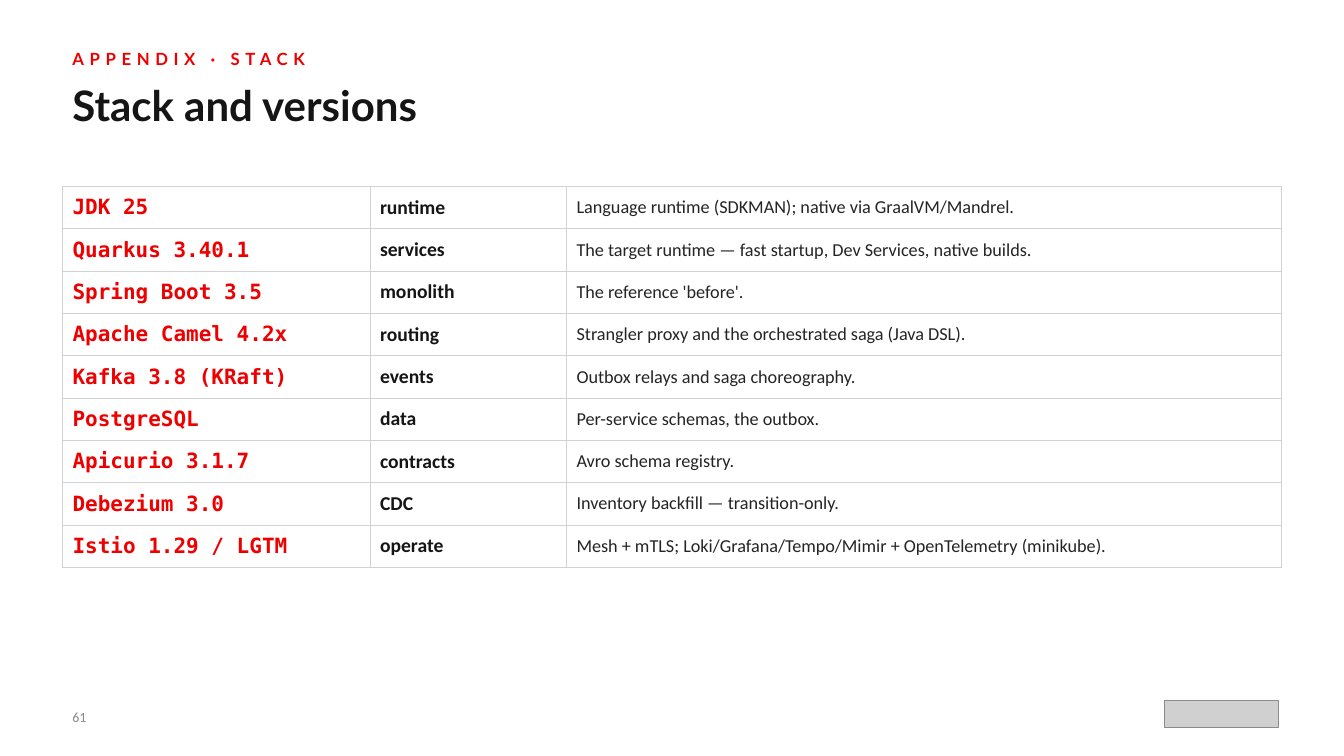
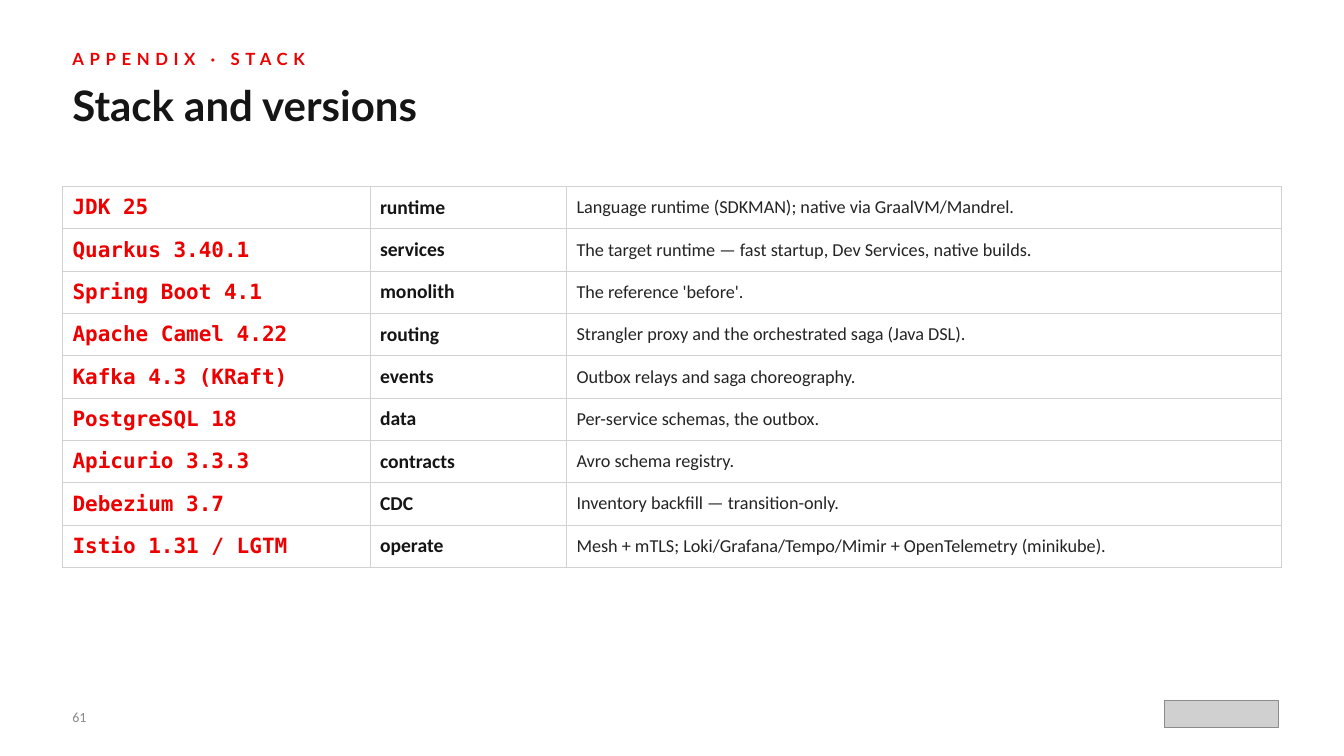
Before and after one commit to patterncatalyst/modernizing-enterprise-applications, a slide deck: slide 61 of presentation/modernizing-201/Modernizing-201-r1.0.pptx. Drawn at 1344x756 pixels with LibreOffice and Linux fonts; fonts in the diff are those of the drawing; grey boxes stand for pictures. Boxes give left, top, right and bottom in pixels: in the first picture for what was removed or moved away, otherwise in the second. Text is boxed around its words. In the diff, an @@ line names an element or a change of style, - is before the commit and + after.

```diff
--- a/presentation/modernizing-201/Modernizing-201-r1.0.pptx
+++ b/presentation/modernizing-201/Modernizing-201-r1.0.pptx
@@ table at (63, 187, 1281, 676) @@
-row 3, column 1: Spring Boot 3.5
+row 3, column 1: Spring Boot 4.1
-row 4, column 1: Apache Camel 4.2x
+row 4, column 1: Apache Camel 4.22
-row 5, column 1: Kafka 3.8 (KRaft)
+row 5, column 1: Kafka 4.3 (KRaft)
-row 6, column 1: PostgreSQL
+row 6, column 1: PostgreSQL 18
-row 7, column 1: Apicurio 3.1.7
+row 7, column 1: Apicurio 3.3.3
-row 8, column 1: Debezium 3.0
+row 8, column 1: Debezium 3.7
-row 9, column 1: Istio 1.29 / LGTM
+row 9, column 1: Istio 1.31 / LGTM
```
Also in this commit, not shown: 1 other slide changed, 27 other files.
